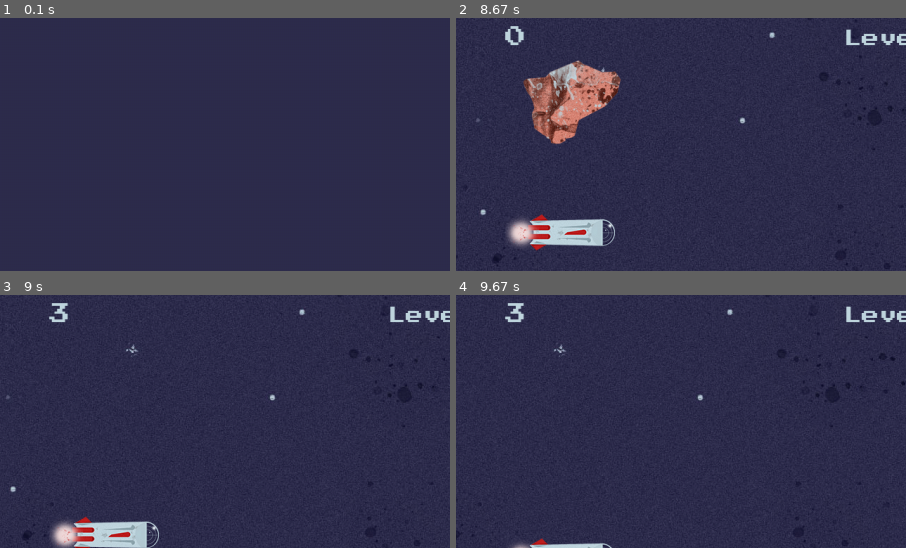
Above: before the commit, frames 1-4 (two rows, left to right).
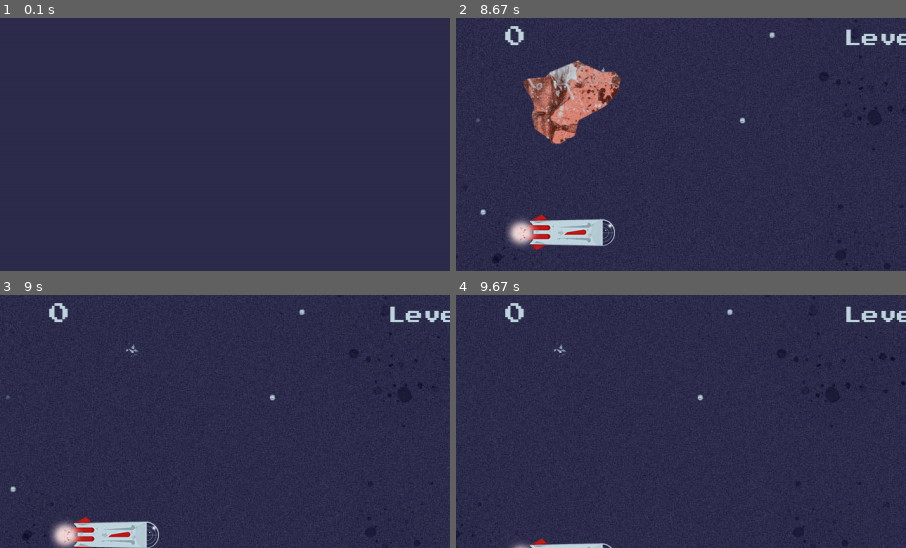
Above: after the commit, the same moments.

Repository: AdrianFSN/proyecto-final-pygame-quest
Game: pygame game, started from main.py
The game is run twice, just before and just after one commit, with the same random seed, the same clock (stepped at 60 frames per second) and the same inputs.
Inputs:
- Up to frame 1 (0.1 s): no input
- Up to frame 2 (8.67 s): tap Space at 0.33, 0.73, 1.03, 1.23, 1.57, 1.97, 2.37, 2.7, 3.03, 3.43, 3.83, 4.17, 4.5, 4.9, 5.3, 5.63, 5.97, 6.37, 6.77, 7.1, 7.43, 7.83, 8.23, 8.57 s; hold Up 0.67-1.13 s; hold Down 1.17-1.47 s; hold Up 1.5-1.87 s; hold Down 1.9-2.27 s; hold Up 2.3-2.6 s; hold Down 2.63-2.93 s; hold Up 2.97-3.33 s; hold Down 3.37-3.73 s; hold Up 3.77-4.07 s; hold Down 4.1-4.4 s; hold Up 4.43-4.8 s; hold Down 4.83-5.2 s; hold Up 5.23-5.53 s; hold Down 5.57-5.87 s; hold Up 5.9-6.27 s; hold Down 6.3-6.67 s; hold Up 6.7-7 s; hold Down 7.03-7.33 s; hold Up 7.37-7.73 s; hold Down 7.77-8.13 s; hold Up 8.17-8.47 s; hold Down from 8.5 s (still down)
- Up to frame 3 (9 s): release Down at 8.8 s; hold Up from 8.83 s (still down); tap Space at 8.9 s
- Up to frame 4 (9.67 s): release Up at 9.2 s; hold Down 9.23-9.6 s; tap Space at 9.3 s; hold Up from 9.63 s (still down)
The pictures show only the part of the screen within x 0-50%, y 5-55%; the shares and areas given below are measured in that part.

Frames 1-2 are identical in both runs. In frame 3, 0.2% of the frame differs, in the area x 10-16%, y 3-11%; in frame 4, 0.2%.

Commit message:
He ajustado el contador de vidas a cero. He creado Game Over

Diff:
--- a/glumtar/entities.py
+++ b/glumtar/entities.py
@@ -34,12 +34,6 @@
         if amount <= 60:
             self.image = pygame.image.load(
                 self.explosion_frames.get(amount))
-            print(
-                f"He pintado la imagen {self.explosion_frames.get(amount)}")
-        # amount += 1
-
-    # def change_frame(self):
-        # self.expl_frame += 1
 
     def reset_speed(self):
         self.pressed = pygame.key.get_pressed()
@@ -148,7 +142,7 @@
 
         self.end_game = False
 
-        for index in range(1, LIVES + 1):
+        for index in range(0, LIVES + 1):
             hearts_route = os.path.join(
                 'glumtar', 'resources', 'images', f'lives{index}.png')
             self.available_lives[index] = hearts_route
@@ -161,7 +155,7 @@
             midright=(self.heartsX, self.heartsY))
 
     def show_lives(self, screen):
-        if self.lives_value > 0:
+        if self.lives_value >= 0:
             self.hearts_image = pygame.image.load(
                 self.available_lives.get(self.lives_value))
             lives_string = str(self.lives_value)
--- a/glumtar/scenes.py
+++ b/glumtar/scenes.py
@@ -2,7 +2,7 @@
 
 import pygame
 
-from . import BLACK, COLUMBIA_BLUE, CORAL_PINK, CORNELL_RED, COUNTDOWN_TIME, DEFAULT_BG_SCROLL, FPS, FONT, FONT_SIZE, HEIGHT, LIVES, TOP_MARGIN_LIMIT, METEO_FREQUENCY_LEVEL1, ROBIN_EGG_BLUE, SPACE_CADET, TITLE_FONT_SIZE, TITLE_MARGIN, WIDTH
+from . import BLACK, COLUMBIA_BLUE, CORAL_PINK, CORNELL_RED, COUNTDOWN_TIME, DEFAULT_BG_SCROLL, FPS, FONT, FONT_SIZE, FONT_SIZE_CONTROLLER, HEIGHT, LIVES, TOP_MARGIN_LIMIT, METEO_FREQUENCY_LEVEL1, ROBIN_EGG_BLUE, SPACE_CADET, TITLE_FONT_SIZE, TITLE_MARGIN, WIDTH
 from .entities import LivesCounter, Meteorite, Ship, Scoreboard
 from tools.timers_and_countdowns import Countdown, ScrollBG
 
@@ -110,7 +110,8 @@
                             self.frames_speed += 1
                         else:
                             activate_explosion = False
-                            countdown_active = True
+                            if self.lives_counter.lives_value > 0:
+                                countdown_active = True
                 if event.type == self.request_go_to_records:
                     if end_game:
                         self.go_to_records()
@@ -140,20 +141,25 @@
 
             self.generated_meteorites.draw(self.screen)
             self.generated_meteorites.update()
+
             if len(self.generated_meteorites) > 0:
                 if self.allow_collisions == True:
                     if self.check_collision():
                         activate_explosion = True
                         self.collision_detected = True
+                        self.play_ship_explosion_sound()
                         self.lives_counter.reduce_lives(
                             self.collision_detected)
-                        self.play_ship_explosion_sound()
+
+            if self.lives_counter.lives_value == 0:
+                self.show_game_over()
+                self.allow_collisions = False
+                countdown_active = False
 
                 for meteorite in self.generated_meteorites:
                     if meteorite.rect.right < 0:
                         self.scoreboard.increase_score(meteorite.points)
                         self.generated_meteorites.remove(meteorite)
-            # self.player.explode_the_ship()
 
             pygame.display.flip()
 
@@ -171,17 +177,6 @@
             self.random_meteorite)
         self.screen.blit(self.random_meteorite.image,
                          self.random_meteorite.rect)
-
-    """ def explode_the_ship(self):
-        explosion_frames = {}
-        for index in range(1, 8):
-            explosion_img_route = os.path.join(
-                'glumtar', 'resources', 'images', f'explosion{index}.png')
-            explosion_frames[index] = explosion_img_route
-        frame = 1
-        for frames in explosion_frames:
-            self.player.image = pygame.image.load(explosion_frames.get(frame))
-            frame += 1 """
 
     def paint_background(self, posX, posY, timer):
         posX = posX
@@ -204,7 +199,6 @@
 
     def add_level_title(self):
         self.title = "Level 1"
-
         font = FONT
         self.font_route = os.path.join('glumtar', 'resources', 'fonts', font)
         self.font_style = pygame.font.Font(self.font_route, TITLE_FONT_SIZE)
@@ -216,6 +210,22 @@
         self.screen.blit(
             title_render, (self.pos_X, self.pos_Y))
 
+    def show_game_over(self):
+        game_over_title = "Game Over"
+        font = FONT
+        self.execute_game_over = True
+        self.font_route = os.path.join('glumtar', 'resources', 'fonts', font)
+        self.font_style = pygame.font.Font(
+            self.font_route, FONT_SIZE + FONT_SIZE_CONTROLLER)
+        self.pos_X = (WIDTH - ((len(game_over_title)*FONT_SIZE)))/2
+        self.pos_Y = (HEIGHT - FONT_SIZE)/2
+
+        game_over_title_render = self.font_style.render(
+            game_over_title, True, COLUMBIA_BLUE)
+        self.screen.blit(
+            game_over_title_render, (self.pos_X, self.pos_Y))
+        return self.execute_game_over
+
     def go_to_records(self):
         go_to_scene = MatchLevel2(self.screen)
 
Binary file added: glumtar/resources/images/lives0.png
